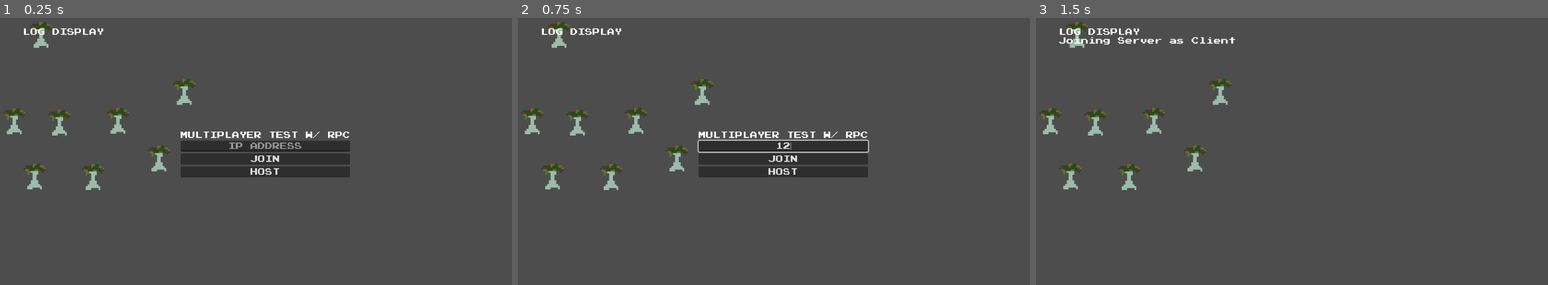
Above: before the commit, frames 1-3 (left to right).
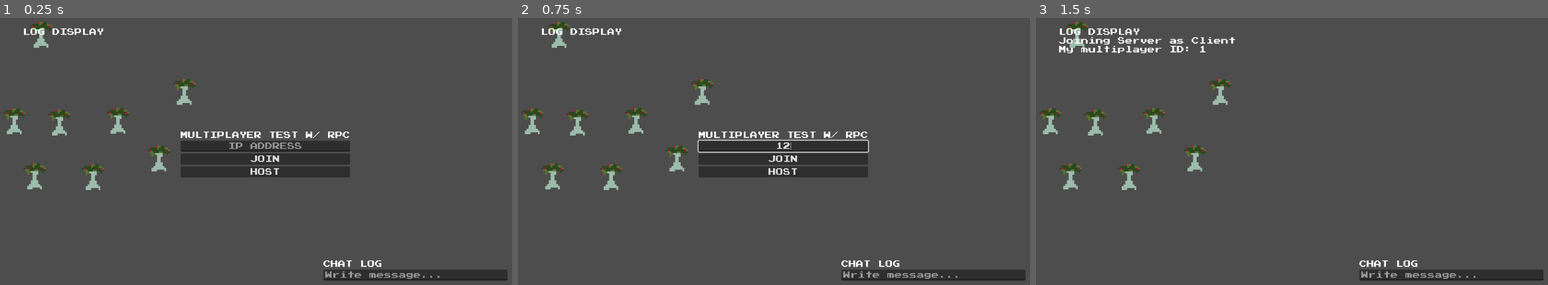
Above: after the commit, the same moments.

Repository: Travh98/MultiplayerRpcExploration
Game: Godot game, scene res://scenes/game_world_root.tscn
Same seed, same stepped clock (60 frames per second), same inputs: the game is played once before the commit and once after it.
Inputs (mouse positions are in pixels of both pictures, inside the frame that each line leads up to):
- Up to frame 1 (0.25 s): no input
- Up to frame 2 (0.75 s): click (784, 146) at 0.52 s; type "12" at 0.6 s
- Up to frame 3 (1.5 s): click "JOIN" at 1.25 s

The runs differ from the first frame. In frame 1, 1.5% of the frame differs, in the area x 63-100%, y 90-99%; in frame 2, 1.5%; in frame 3, 1.8%, in the area x 4-100%, y 10-99%.

Commit message:
Networked messaging using RPC

Diff:
--- a/project.godot
+++ b/project.godot
@@ -46,6 +46,16 @@
 "events": [Object(InputEventKey,"resource_local_to_scene":false,"resource_name":"","device":-1,"window_id":0,"alt_pressed":false,"shift_pressed":false,"ctrl_pressed":false,"meta_pressed":false,"pressed":false,"keycode":0,"physical_keycode":68,"key_label":0,"unicode":100,"echo":false,"script":null)
 ]
 }
+enter={
+"deadzone": 0.5,
+"events": [Object(InputEventKey,"resource_local_to_scene":false,"resource_name":"","device":-1,"window_id":0,"alt_pressed":false,"shift_pressed":false,"ctrl_pressed":false,"meta_pressed":false,"pressed":false,"keycode":0,"physical_keycode":4194309,"key_label":0,"unicode":0,"echo":false,"script":null)
+]
+}
+
+[layer_names]
+
+2d_physics/layer_1="World"
+2d_physics/layer_2="Player"
 
 [rendering]
 
--- /dev/null
+++ b/scenes/chat_ui.gd
@@ -0,0 +1,22 @@
+extends Control
+class_name ChatUI
+
+@onready var chat_log = $MarginContainer/HBoxContainer/VBoxContainer/ChatLogLabel
+@onready var chat_line_edit = $MarginContainer/HBoxContainer/VBoxContainer/ChatLineEdit
+
+func _input(_event):
+	if Input.is_action_just_pressed("enter"):
+		write_msg()
+
+func write_msg():
+	if !chat_line_edit.text.is_empty():
+		receive_msg.rpc(str(multiplayer.get_unique_id()) + ": " + chat_line_edit.text)
+		chat_line_edit.text = ""
+
+# call_local allows the server to run the rpc function on itself and also on clients
+# any_peer allows the clients to run the rpc function on the server
+# reliable means the network packets will not be lost, packets will be sent until received and acknowledged
+# send the rpc on rpc channel 1 (to keep message traffic off of the standard movement traffic)
+@rpc("call_local", "any_peer", "reliable", 1)
+func receive_msg(msg: String):
+	chat_log.text = chat_log.text + "\n" + msg
--- /dev/null
+++ b/scenes/chat_ui.tscn
@@ -0,0 +1,49 @@
+[gd_scene load_steps=2 format=3 uid="uid://cqgbe7bea1eyy"]
+
+[ext_resource type="Script" path="res://scenes/chat_ui.gd" id="1_ik20m"]
+
+[node name="ChatUI" type="Control"]
+layout_mode = 3
+anchors_preset = 15
+anchor_right = 1.0
+anchor_bottom = 1.0
+grow_horizontal = 2
+grow_vertical = 2
+script = ExtResource("1_ik20m")
+
+[node name="MarginContainer" type="MarginContainer" parent="."]
+layout_mode = 1
+anchors_preset = 15
+anchor_right = 1.0
+anchor_bottom = 1.0
+grow_horizontal = 2
+grow_vertical = 2
+theme_override_constants/margin_left = 50
+theme_override_constants/margin_top = 50
+theme_override_constants/margin_right = 50
+theme_override_constants/margin_bottom = 50
+
+[node name="HBoxContainer" type="HBoxContainer" parent="MarginContainer"]
+layout_mode = 2
+
+[node name="HSeparator" type="HSeparator" parent="MarginContainer/HBoxContainer"]
+self_modulate = Color(1, 1, 1, 0)
+layout_mode = 2
+size_flags_horizontal = 3
+
+[node name="VBoxContainer" type="VBoxContainer" parent="MarginContainer/HBoxContainer"]
+custom_minimum_size = Vector2(400, 0)
+layout_mode = 2
+
+[node name="VSeparator" type="VSeparator" parent="MarginContainer/HBoxContainer/VBoxContainer"]
+self_modulate = Color(1, 1, 1, 0)
+layout_mode = 2
+size_flags_vertical = 3
+
+[node name="ChatLogLabel" type="Label" parent="MarginContainer/HBoxContainer/VBoxContainer"]
+layout_mode = 2
+text = "CHAT LOG"
+
+[node name="ChatLineEdit" type="LineEdit" parent="MarginContainer/HBoxContainer/VBoxContainer"]
+layout_mode = 2
+placeholder_text = "Write message..."
--- a/scenes/game_world_root.gd
+++ b/scenes/game_world_root.gd
@@ -43,6 +43,7 @@
 		print("Joining as client to ", join_address)
 		enet_peer.create_client(join_address, PORT)
 	multiplayer.multiplayer_peer = enet_peer
+	log_display.add_log("My multiplayer ID: " + str(multiplayer.get_unique_id()))
 
 func upnp_setup():
 	var upnp = UPNP.new()
@@ -68,7 +69,7 @@
 	remove_player_character(peer_id)
 
 func add_player_character(peer_id):
-	log_display.add_log("Creating player character for peer: %s" % str(peer_id))
+	log_display.add_log("Host is creating player character for peer: %s" % str(peer_id))
 
 	# Spawn a new character for this player to control
 	var player_character = Player.instantiate()
--- a/scenes/game_world_root.tscn
+++ b/scenes/game_world_root.tscn
@@ -1,7 +1,8 @@
-[gd_scene load_steps=5 format=3 uid="uid://cdode1cf06an3"]
+[gd_scene load_steps=6 format=3 uid="uid://cdode1cf06an3"]
 
 [ext_resource type="Script" path="res://scenes/game_world_root.gd" id="1_0ue7g"]
 [ext_resource type="PackedScene" uid="uid://ba8vmc2i6krq6" path="res://scenes/main_menu.tscn" id="2_lfbnc"]
+[ext_resource type="PackedScene" uid="uid://cqgbe7bea1eyy" path="res://scenes/chat_ui.tscn" id="3_6rr2w"]
 [ext_resource type="PackedScene" uid="uid://28r1em04x8c4" path="res://scenes/level_1.tscn" id="3_d618y"]
 [ext_resource type="PackedScene" uid="uid://c3cr5ho8f27r" path="res://scenes/log_display.tscn" id="4_x62q6"]
 
@@ -16,6 +17,8 @@
 
 [node name="LogDisplay" parent="CanvasLayer" instance=ExtResource("4_x62q6")]
 
+[node name="ChatUI" parent="CanvasLayer" instance=ExtResource("3_6rr2w")]
+
 [node name="MainMenu" parent="CanvasLayer" instance=ExtResource("2_lfbnc")]
 
 [node name="Level1" parent="." instance=ExtResource("3_d618y")]
--- a/scenes/player_character.tscn
+++ b/scenes/player_character.tscn
@@ -15,6 +15,7 @@
 radius = 7.0
 
 [node name="PlayerCharacter" type="CharacterBody2D"]
+collision_layer = 2
 script = ExtResource("1_x22si")
 
 [node name="MultiplayerSynchronizer" type="MultiplayerSynchronizer" parent="."]
